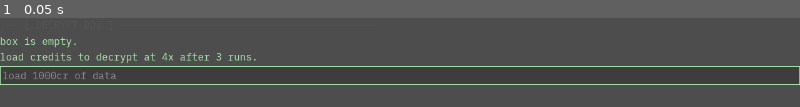
Above: before the commit, frame 1.
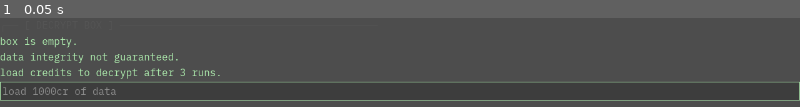
Above: after the commit, the same moment.

Repository: Teeohbee/deadcast
Game: Godot game, scene res://scenes/barge_hub/DecryptBox.tscn
Same seed, same stepped clock (60 frames per second), same inputs: the game is played once before the commit and once after it. This scene is started directly instead of the project's main scene.
Inputs:
- Up to frame 1 (0.05 s): no input

The runs differ from the first frame. In frame 1, 8.1% of the frame differs, in the area x 0-100%, y 39-94%.

Commit message:
feat: update decrypt box UI for randomised outcomes

Diff:
--- a/scenes/barge_hub/DecryptBox.gd
+++ b/scenes/barge_hub/DecryptBox.gd
@@ -27,14 +27,22 @@
 	var decrypting = GameState.decrypt_box_runs > 0
 
 	if GameState.decrypt_box_queue == 0:
-		status_label.text = "box is empty.\nload credits to decrypt at 4x after %d runs." % GameState.DECRYPT_THRESHOLD
+		var last := ""
+		if GameState.decrypt_last_outcome != "":
+			var outcome_label := GameState.decrypt_last_outcome
+			for o in GameState.DECRYPT_OUTCOMES:
+				if o.id == GameState.decrypt_last_outcome:
+					outcome_label = o.label
+					break
+			last = "\nlast result: %s → %dcr" % [outcome_label, GameState.decrypt_last_payout]
+		status_label.text = "box is empty.%s\ndata integrity not guaranteed.\nload credits to decrypt after %d runs." % [
+			last, GameState.DECRYPT_THRESHOLD]
 	else:
 		var runs_left = GameState.DECRYPT_THRESHOLD - GameState.decrypt_box_runs
-		status_label.text = "queued: %dcr\ndecrypts in %d run%s → %dcr" % [
+		status_label.text = "queued: %dcr\ndecrypts in %d run%s → ?" % [
 			GameState.decrypt_box_queue,
 			runs_left,
 			"s" if runs_left != 1 else "",
-			GameState.decrypt_box_queue * GameState.DECRYPT_MULTIPLIER
 		]
 
 	if decrypting:
